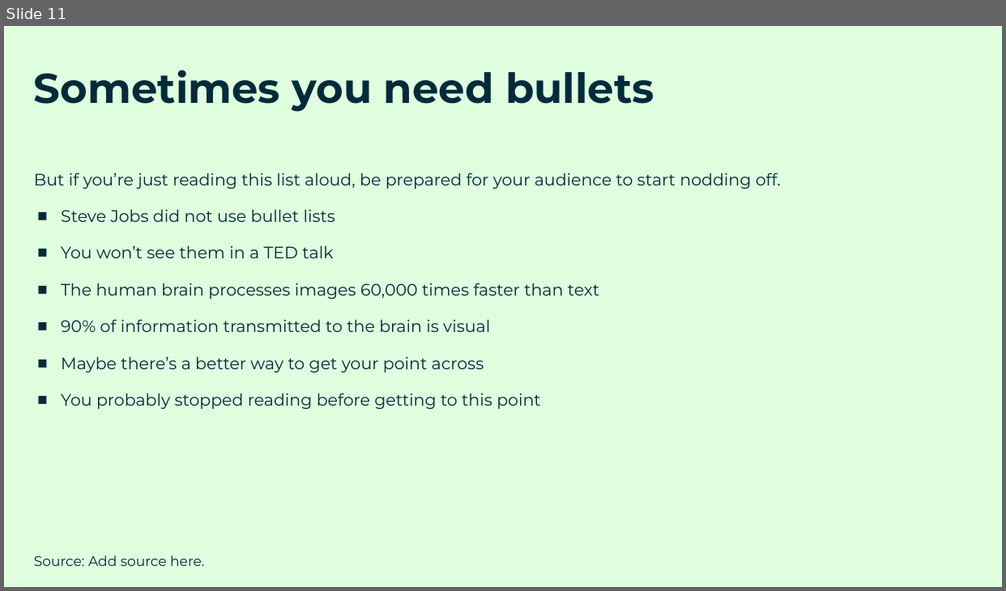
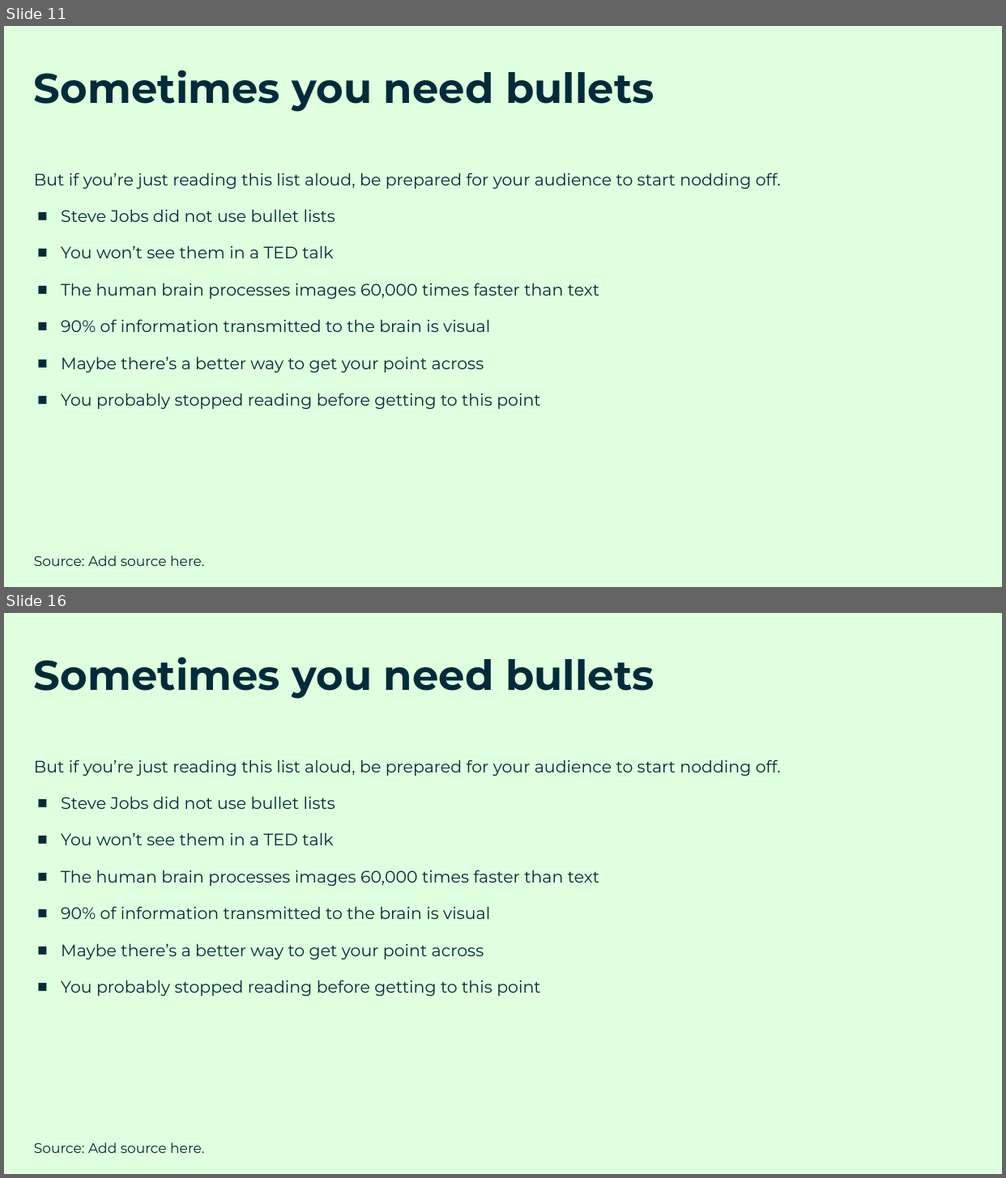
Before and after one commit to Hugocuau70/Entrevistas-de-trabajo, a slide deck: hootsuite-enterprise-ae-binance/deck/template_base.pptx. Shown one above the other, each under a label of ours: slide 11 before the commit, slides 11 and 16 after it; the slides between them are not shown. The pictures are 1006x591 and 1006x1178 pixels, drawn with LibreOffice and Linux fonts; fonts in the diff are those of the drawing; background and template pictures are left out. Boxes give left, top, right and bottom in pixels: in the first picture for what was removed or moved away, otherwise in the second. Text is boxed around its words. In the diff, an @@ line names an element or a change of style, - is before the commit and + after.

```diff
--- a/hootsuite-enterprise-ae-binance/deck/template_base.pptx
+++ b/hootsuite-enterprise-ae-binance/deck/template_base.pptx
@@ slide 16 added at [4,613,1002,1174], background #DFFFDE @@
@@ text added at [34,657,654,699], 30 pt, text #012B3A, bold @@
+Sometimes you need bullets
@@ text added at [34,760,781,996], 12 pt, text #012B3A @@
+But if you’re just reading this list aloud, be prepared for your audience to start nodding off.
+■ Steve Jobs did not use bullet lists
+■ You won’t see them in a TED talk
+■ The human brain processes images 60,000 times faster than text
+■ 90% of information transmitted to the brain is visual
+■ Maybe there’s a better way to get your point across
+■ You probably stopped reading before getting to this point
@@ text added at [34,1143,204,1153], 10 pt, text #012B3A @@
+Source: Add source here.
```
Also in this commit, not shown: 4 other slides added, 10 other files.
